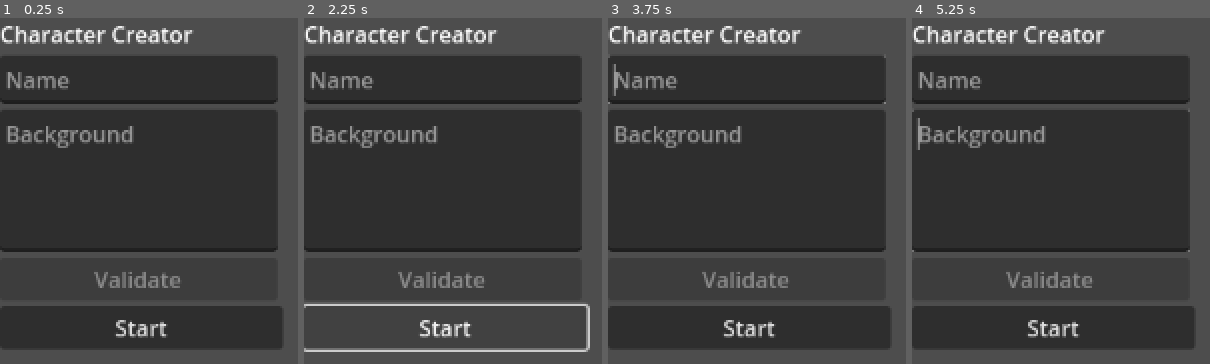
Above: before the commit, frames 1-4 (left to right).
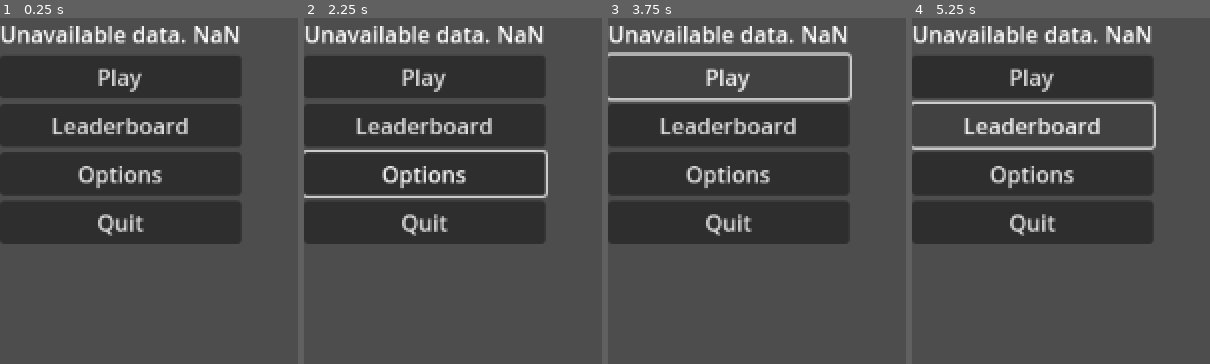
Above: after the commit, the same moments.

Repository: macshack/SAE-BUT3-Rogue-Like
Game: Godot game, scene res://Scenes/main_menu.tscn
Two runs of this game, one before a commit and one after it. Both use one fixed random seed, a clock stepped at 60 frames per second and the inputs below. Before the commit the project starts from res://Scenes/main.tscn.
Inputs (mouse positions are in pixels of both pictures, inside the frame that each line leads up to):
- Up to frame 1 (0.25 s): no input
- Up to frame 2 (2.25 s): click (423, 125) at 0.5 s, where only the run after the commit has a clickable "Leaderboard"; click (423, 173) at 1.25 s, where only the run after the commit has a clickable "Options"; click (444, 329) at 2 s, where only the run before the commit has a clickable "Start"
- Up to frame 3 (3.75 s): click (748, 329) at 2.75 s, where only the run before the commit has a clickable "Start"; click (727, 76) at 3.5 s, where only the run after the commit has a clickable "Play"
- Up to frame 4 (5.25 s): click (1031, 76) at 4.25 s, where only the run after the commit has a clickable "Play"; click (1031, 125) at 5 s, where only the run after the commit has a clickable "Leaderboard"

The runs differ from the first frame. In frame 1, 32% of the frame differs, in the area x 0-95%, y 2-96%; in frame 2, 24%; in frame 3, 33%; in frame 4, 31%.

Commit message:
Main menu + Scoreboard
Test main menu
Test scoreboard
Connexion api

Diff:
--- /dev/null
+++ b/Scenes/UI/scoreboard_line.tscn
@@ -0,0 +1,34 @@
+[gd_scene load_steps=2 format=3 uid="uid://cclxgs7hjwgnk"]
+
+[sub_resource type="GDScript" id="GDScript_2s6og"]
+script/source = "extends HBoxContainer
+
+var playerName
+var playerScore
+
+# Called when the node enters the scene tree for the first time.
+func _ready():
+	pass # Replace with function body.
+
+
+# Called every frame. 'delta' is the elapsed time since the previous frame.
+func _process(delta):
+	pass
+
+func setData(playerName,playerScore):
+	self.playerName = playerName
+	self.playerScore = playerScore
+	$PlayerName.text = self.playerName
+	$PlayerScore.text = self.playerScore
+"
+
+[node name="ScoreboardLine" type="HBoxContainer"]
+offset_right = 40.0
+offset_bottom = 40.0
+script = SubResource("GDScript_2s6og")
+
+[node name="PlayerName" type="Label" parent="."]
+layout_mode = 2
+
+[node name="PlayerScore" type="Label" parent="."]
+layout_mode = 2
--- /dev/null
+++ b/Scenes/main_menu.tscn
@@ -0,0 +1,90 @@
+[gd_scene load_steps=3 format=3 uid="uid://eoqgocmvhjw7"]
+
+[sub_resource type="GDScript" id="GDScript_ywb40"]
+script/source = "extends VBoxContainer
+
+@onready var scoreboardLine = preload(\"res://Scenes/UI/scoreboard_line.tscn\")
+
+var data
+var request
+# Called when the node enters the scene tree for the first time.
+func _ready():
+	request = HTTPRequest.new()
+	$HTTPRequest.request_completed.connect(_on_request_completed)
+	fetchLeaderboard()
+
+
+# Called every frame. 'delta' is the elapsed time since the previous frame.
+func _process(delta):
+	pass
+
+func _on_request_completed(result, response_code, headers, body):
+	if (response_code == 200):
+		var answer = JSON.parse_string(body.get_string_from_utf8())
+		data = answer.result
+		for player in data:
+			var inst = scoreboardLine.instantiate()
+			inst.setData(player[\"userId\"],JSON.stringify(player[\"gameData\"][\"highestScore\"]))
+			$Tableau.add_child(inst)
+	else:
+		var inst = scoreboardLine.instantiate()
+		inst.setData(\"Unavailable data.\",\"NaN\")
+		$Tableau.add_child(inst)
+
+func fetchLeaderboard():
+	$HTTPRequest.request(\"http://localhost:5500/getBestscores\")
+
+
+func _on_visibility_changed():
+	fetchLeaderboard();
+"
+
+[sub_resource type="GDScript" id="GDScript_1600q"]
+script/source = "extends VBoxContainer
+
+# Called when the node enters the scene tree for the first time.
+func _ready():
+	pass
+
+# Called every frame. 'delta' is the elapsed time since the previous frame.
+func _process(delta):
+	pass
+
+
+"
+
+[node name="MainMenu" type="VBoxContainer"]
+offset_right = 40.0
+offset_bottom = 40.0
+
+[node name="Leaderboard" type="VBoxContainer" parent="."]
+layout_mode = 2
+script = SubResource("GDScript_ywb40")
+
+[node name="HTTPRequest" type="HTTPRequest" parent="Leaderboard"]
+
+[node name="Tableau" type="VBoxContainer" parent="Leaderboard"]
+layout_mode = 2
+
+[node name="Menu" type="VBoxContainer" parent="."]
+layout_mode = 2
+script = SubResource("GDScript_1600q")
+
+[node name="Play" type="Button" parent="Menu"]
+layout_mode = 2
+text = "Play"
+
+[node name="Leaderboard" type="Button" parent="Menu"]
+layout_mode = 2
+text = "Leaderboard"
+
+[node name="Options" type="Button" parent="Menu"]
+layout_mode = 2
+text = "Options"
+
+[node name="Quit" type="Button" parent="Menu"]
+layout_mode = 2
+text = "Quit"
+
+[node name="Options" type="VBoxContainer" parent="."]
+layout_mode = 2
--- a/project.godot
+++ b/project.godot
@@ -11,7 +11,7 @@
 [application]
 
 config/name="Kobi"
-run/main_scene="res://Scenes/main.tscn"
+run/main_scene="res://Scenes/main_menu.tscn"
 config/features=PackedStringArray("4.1", "GL Compatibility")
 
 [autoload]
Not shown, changed: .gitignore
Not shown, added: Scenes/mai5047.tmp
Not shown, added: Scenes/mai5B9A.tmp
Not shown, added: Scenes/maiB8.tmp
